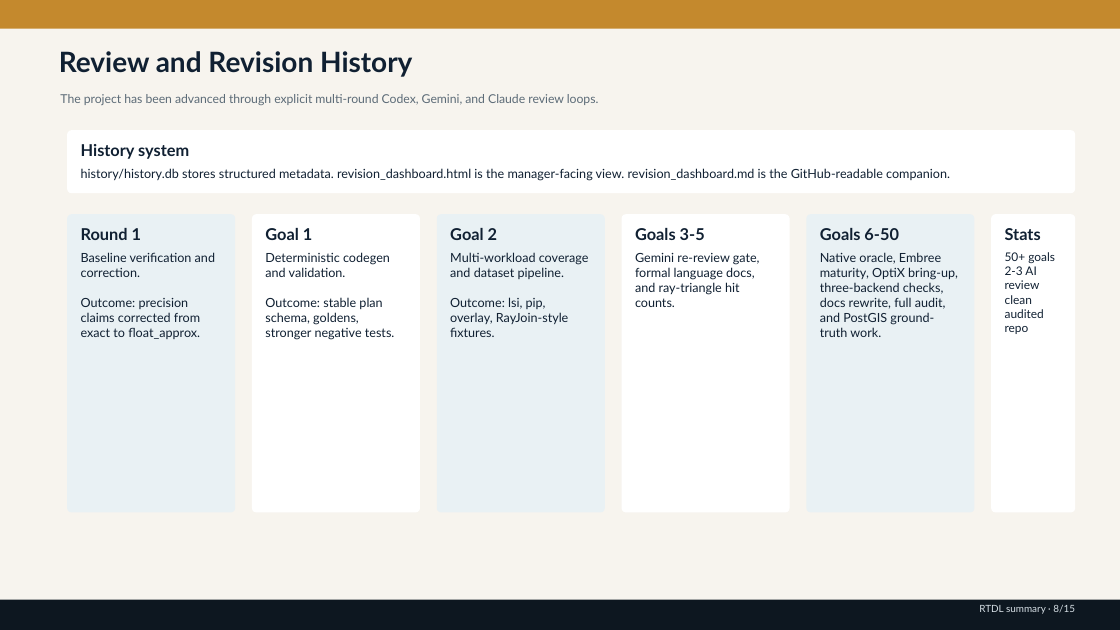
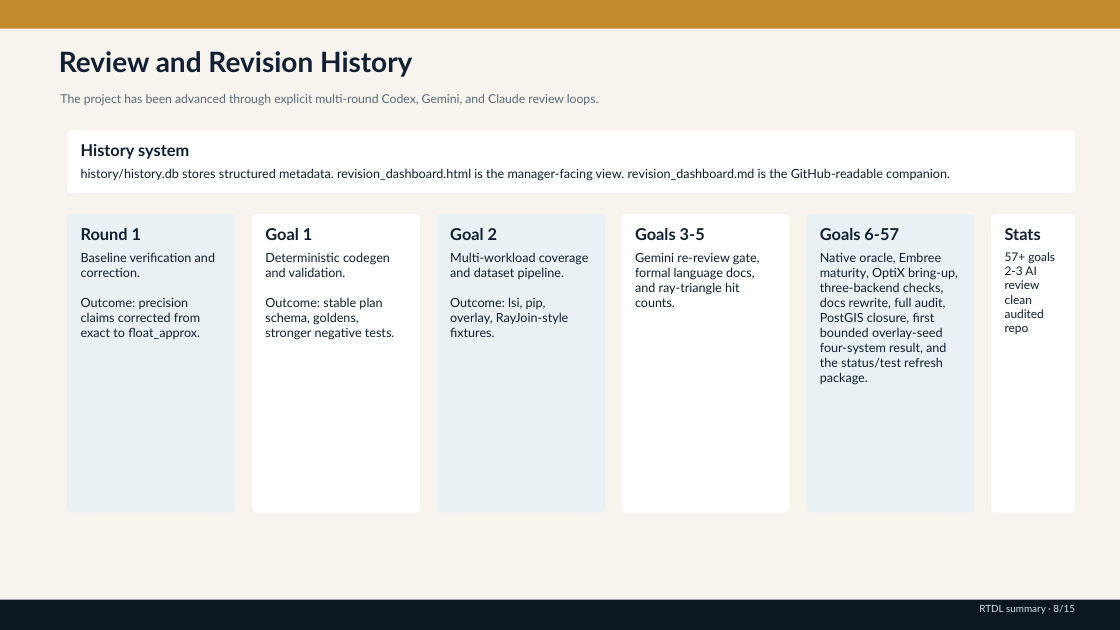
Before and after one commit to rubaolee/rtdl, a slide deck: slide 8 of rtdl_status_summary.pptx. Drawn at 1120x630 pixels with LibreOffice and Linux fonts; fonts in the diff are those of the drawing. Boxes give left, top, right and bottom in pixels: in the first picture for what was removed or moved away, otherwise in the second. Text is boxed around its words. In the diff, an @@ line names an element or a change of style, - is before the commit and + after.

Commit message:
Refresh status docs and harden Vulkan tests

```diff
--- a/rtdl_status_summary.pptx
+++ b/rtdl_status_summary.pptx
@@ text at bbox=[820, 228, 899, 240]: text changed @@
-Goals 6-50
+Goals 6-57
@@ text at bbox=[820, 252, 958, 385]: text changed @@
-Native oracle, Embree maturity, OptiX bring-up, three-backend checks, docs rewrite, full audit, and PostGIS ground-truth work.
+Native oracle, Embree maturity, OptiX bring-up, three-backend checks, docs rewrite, full audit, PostGIS closure, first bounded overlay-seed four-system result, and the status/test refresh package.
@@ text at bbox=[1005, 252, 1055, 263]: text changed @@
-50+ goals
+57+ goals
```
Also in this commit, not shown: 5 other slides changed, 14 other files.
